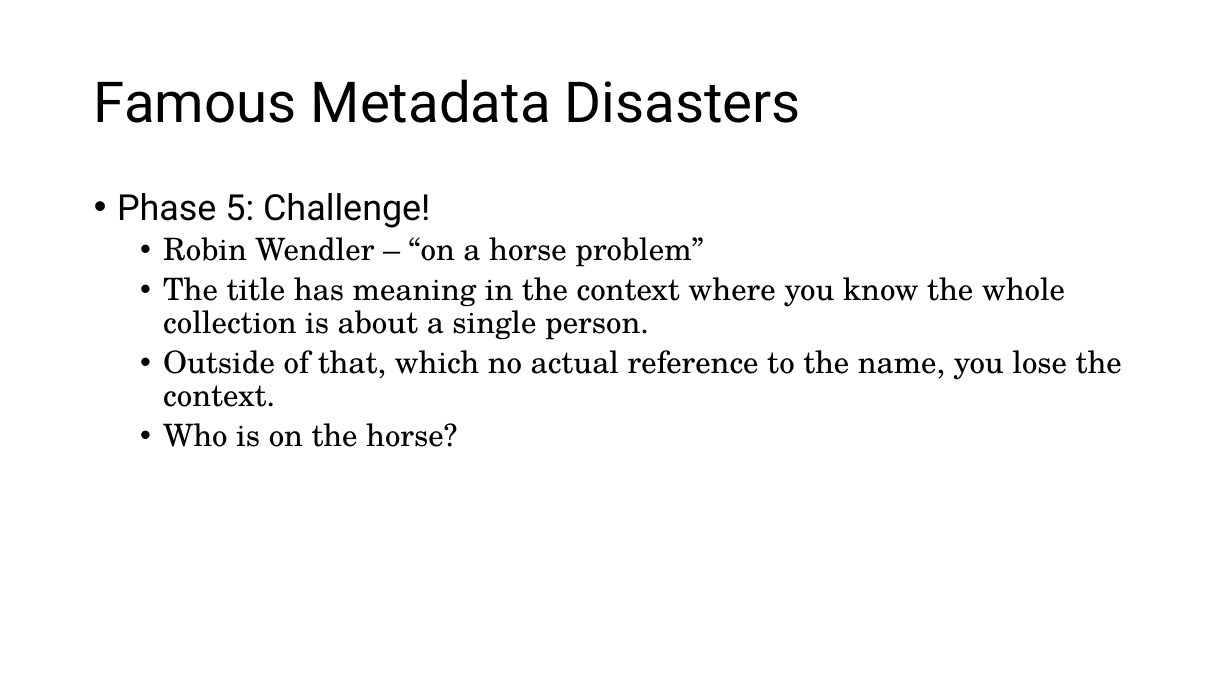
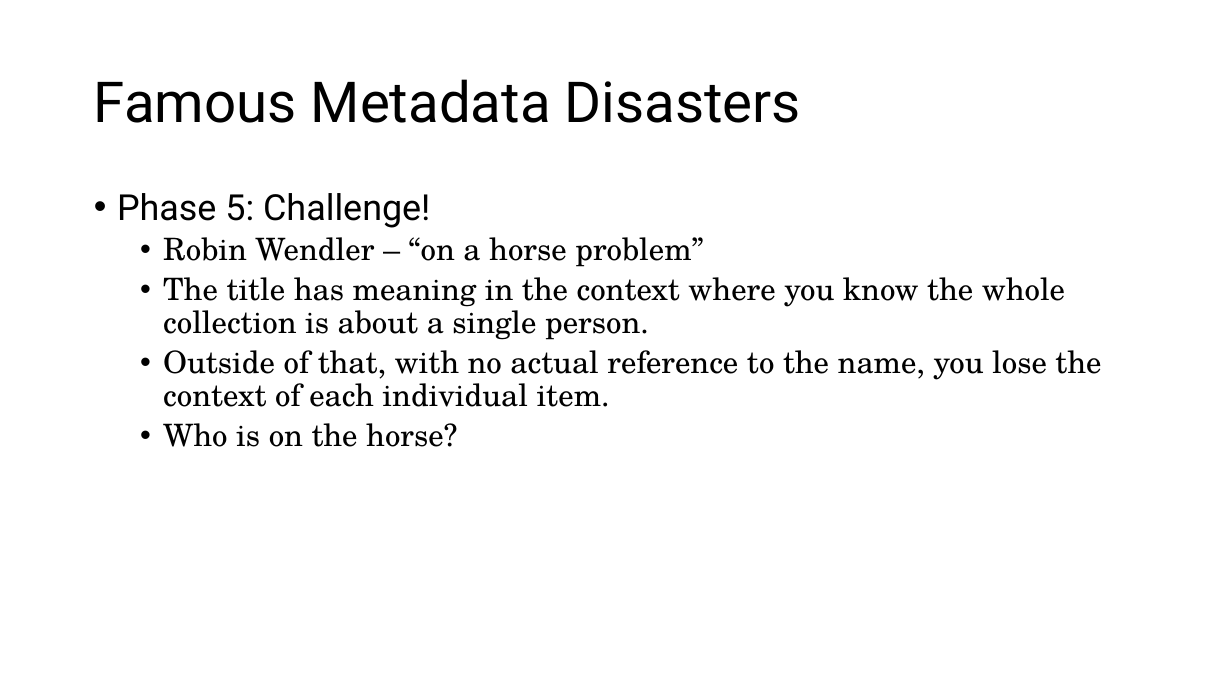
Before and after one commit to walshbr/data-for-the-rest-of-us, a slide deck: slide 20 of resources/week-3/description.pptx (slide 15 before the commit). Drawn at 1232x693 pixels with LibreOffice and Linux fonts; fonts in the diff are those of the drawing. Boxes give left, top, right and bottom in pixels: in the first picture for what was removed or moved away, otherwise in the second. Text is boxed around its words. In the diff, an @@ line names an element or a change of style, - is before the commit and + after.

```diff
--- a/resources/week-3/description.pptx
+++ b/resources/week-3/description.pptx
@@ text at [163, 350, 1101, 407]: text changed @@
-  • Outside of that, which no actual reference to the name, you lose the context.
+  • Outside of that, with no actual reference to the name, you lose the context of each individual item.
```
Also in this commit, not shown: 4 other slides changed, 8 slides added, 1 slide removed.
